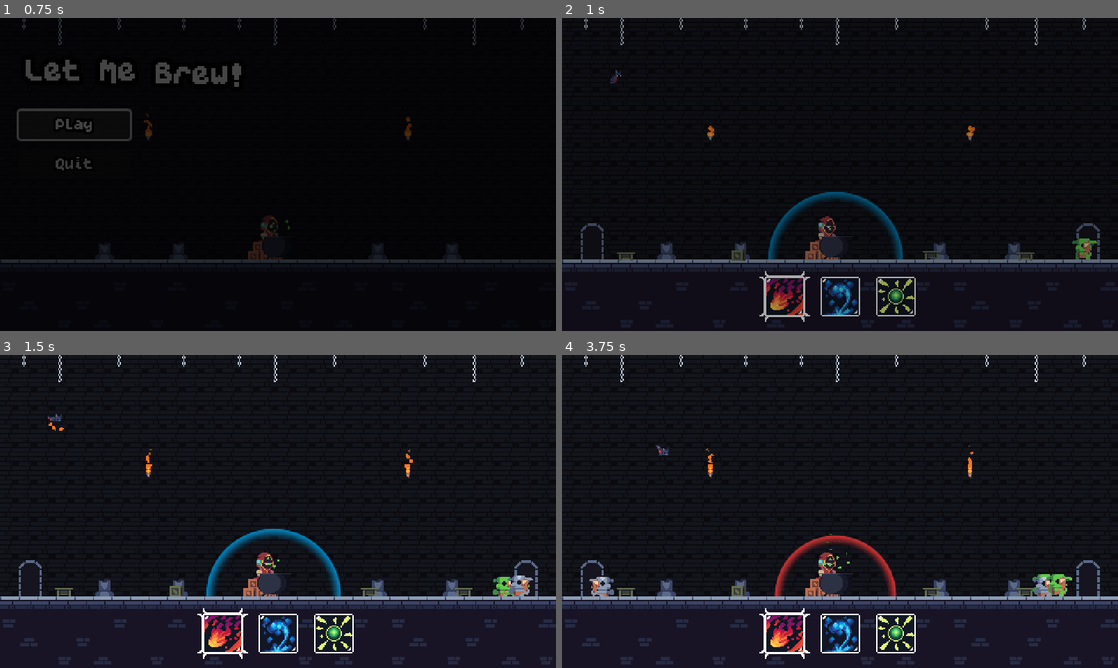
Above: before the commit, frames 1-4 (two rows, left to right).
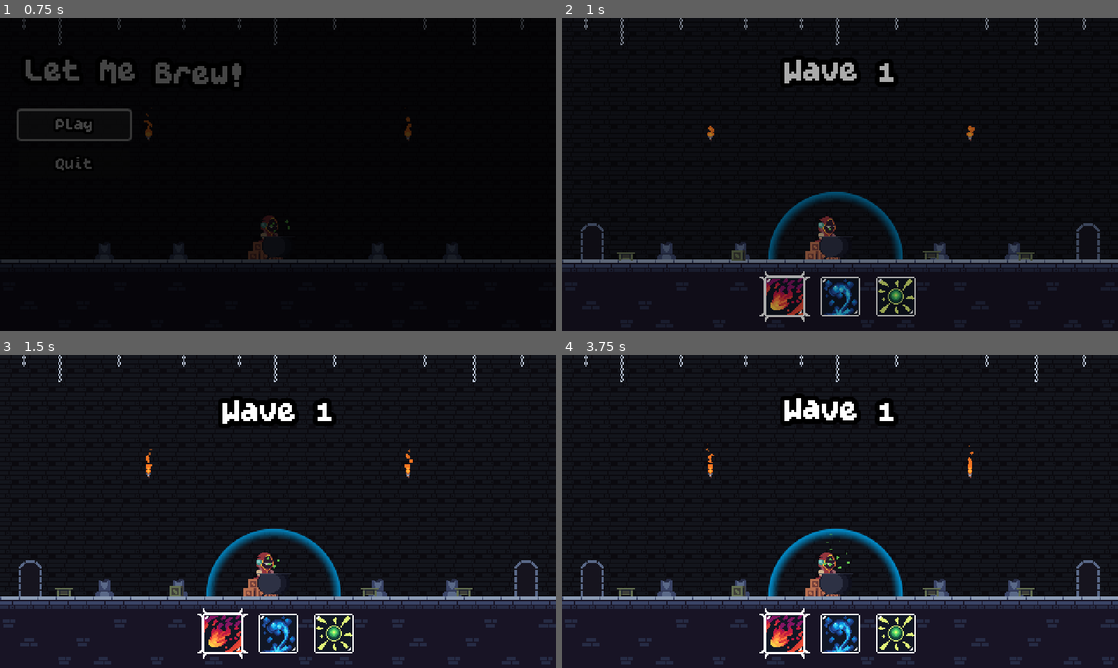
Above: after the commit, the same moments.

Repository: Joao-victor-da-silva/Let_Me_Brew
Game: Godot game, scene res://cenas/tela_titulo.tscn
Two runs of this game, one before a commit and one after it. Both use one fixed random seed, a clock stepped at 60 frames per second and the inputs below.
Inputs (mouse positions are in pixels of both pictures, inside the frame that each line leads up to):
- Up to frame 1 (0.75 s): click "Play" at 0.5 s
- Up to frame 2 (1 s): no input
- Up to frame 3 (1.5 s): click (222, 633) at 1.25 s
- Up to frame 4 (3.75 s): click (840, 633) at 2 s; click (895, 633) at 2.75 s; click (784, 633) at 3.5 s

Frame 1 is identical in both runs. In frame 2, 0.8% of the frame differs, in the area x 8-97%, y 13-78%; in frame 3, 1.6%; in frame 4, 3.5%, in the area x 4-92%, y 12-78%.

Commit message:
Texto das waves e recuperar escudo

Diff:
--- a/cenas/jogo.tscn
+++ b/cenas/jogo.tscn
@@ -6,7 +6,7 @@
 [ext_resource type="Script" uid="uid://7vjsmcbsq0qo" path="res://cenas/spawner.gd" id="4_dtkcs"]
 [ext_resource type="Script" uid="uid://c0wxbn2khqekr" path="res://assets/resources/monster_wave.gd" id="5_srya6"]
 [ext_resource type="Texture2D" uid="uid://doiwhr1tex2oc" path="res://assets/tilesets/Doors.png" id="6_dtkcs"]
-[ext_resource type="PackedScene" uid="uid://c6r0piwlt561k" path="res://cenas/monstros/morcego.tscn" id="7_v6mw0"]
+[ext_resource type="FontFile" uid="uid://cmt7x7fs8xdul" path="res://assets/resources/Awesome 9.ttf" id="8_c77ad"]
 [ext_resource type="PackedScene" uid="uid://dafsy7q7qk1pc" path="res://prefabs/spawn_mobilia.tscn" id="8_v6mw0"]
 
 [sub_resource type="RectangleShape2D" id="RectangleShape2D_1frua"]
@@ -20,13 +20,140 @@
 
 [sub_resource type="Resource" id="Resource_v6mw0"]
 script = ExtResource("5_srya6")
+goblins = 6
+goblins_metal = 0
+lobisomens = 0
+esqueletos = 0
+morcegos = 0
+intervalo_spawn = 3.0
+metadata/_custom_type_script = "uid://c0wxbn2khqekr"
+
+[sub_resource type="Resource" id="Resource_c77ad"]
+script = ExtResource("5_srya6")
+goblins = 10
+goblins_metal = 0
+lobisomens = 0
+esqueletos = 0
+morcegos = 0
+intervalo_spawn = 2.0
+metadata/_custom_type_script = "uid://c0wxbn2khqekr"
+
+[sub_resource type="Resource" id="Resource_s5cfb"]
+script = ExtResource("5_srya6")
+goblins = 6
+goblins_metal = 4
+lobisomens = 0
+esqueletos = 0
+morcegos = 0
+intervalo_spawn = 3.0
+metadata/_custom_type_script = "uid://c0wxbn2khqekr"
+
+[sub_resource type="Resource" id="Resource_kfigh"]
+script = ExtResource("5_srya6")
+goblins = 10
+goblins_metal = 8
+lobisomens = 0
+esqueletos = 0
+morcegos = 0
+intervalo_spawn = 2.0
+metadata/_custom_type_script = "uid://c0wxbn2khqekr"
+
+[sub_resource type="Resource" id="Resource_105i5"]
+script = ExtResource("5_srya6")
+goblins = 6
+goblins_metal = 0
+lobisomens = 0
+esqueletos = 0
+morcegos = 4
+intervalo_spawn = 3.0
+metadata/_custom_type_script = "uid://c0wxbn2khqekr"
+
+[sub_resource type="Resource" id="Resource_8tqj5"]
+script = ExtResource("5_srya6")
+goblins = 4
+goblins_metal = 4
+lobisomens = 0
+esqueletos = 0
+morcegos = 4
+intervalo_spawn = 2.0
+metadata/_custom_type_script = "uid://c0wxbn2khqekr"
+
+[sub_resource type="Resource" id="Resource_c8qsu"]
+script = ExtResource("5_srya6")
 goblins = 8
-goblins_metal = 4
-lobisomens = 0
-esqueletos = 0
-morcegos = 0
-intervalo_spawn = 2.0
-metadata/_custom_type_script = "uid://c0wxbn2khqekr"
+goblins_metal = 8
+lobisomens = 0
+esqueletos = 0
+morcegos = 8
+intervalo_spawn = 2.0
+metadata/_custom_type_script = "uid://c0wxbn2khqekr"
+
+[sub_resource type="Resource" id="Resource_lcfgm"]
+script = ExtResource("5_srya6")
+goblins = 12
+goblins_metal = 12
+lobisomens = 0
+esqueletos = 0
+morcegos = 12
+intervalo_spawn = 2.0
+metadata/_custom_type_script = "uid://c0wxbn2khqekr"
+
+[sub_resource type="Resource" id="Resource_mikth"]
+script = ExtResource("5_srya6")
+goblins = 16
+goblins_metal = 16
+lobisomens = 0
+esqueletos = 0
+morcegos = 16
+intervalo_spawn = 2.0
+metadata/_custom_type_script = "uid://c0wxbn2khqekr"
+
+[sub_resource type="Resource" id="Resource_8bbpn"]
+script = ExtResource("5_srya6")
+goblins = 20
+goblins_metal = 20
+lobisomens = 0
+esqueletos = 0
+morcegos = 20
+intervalo_spawn = 1.0
+metadata/_custom_type_script = "uid://c0wxbn2khqekr"
+
+[sub_resource type="Animation" id="Animation_v6mw0"]
+resource_name = "iniciar_wave"
+length = 2.0
+tracks/0/type = "value"
+tracks/0/imported = false
+tracks/0/enabled = true
+tracks/0/path = NodePath("../../LabelWave:modulate")
+tracks/0/interp = 2
+tracks/0/loop_wrap = true
+tracks/0/keys = {
+"times": PackedFloat32Array(0, 1.5, 2),
+"transitions": PackedFloat32Array(1, 1, 1),
+"update": 0,
+"values": [Color(1, 1, 1, 1), Color(1, 1, 1, 1), Color(1, 1, 1, 0)]
+}
+
+[sub_resource type="Animation" id="Animation_c77ad"]
+length = 0.001
+tracks/0/type = "value"
+tracks/0/imported = false
+tracks/0/enabled = true
+tracks/0/path = NodePath("../../LabelWave:modulate")
+tracks/0/interp = 1
+tracks/0/loop_wrap = true
+tracks/0/keys = {
+"times": PackedFloat32Array(0),
+"transitions": PackedFloat32Array(1),
+"update": 0,
+"values": [Color(1, 1, 1, 1)]
+}
+
+[sub_resource type="AnimationLibrary" id="AnimationLibrary_c77ad"]
+_data = {
+&"RESET": SubResource("Animation_c77ad"),
+&"iniciar_wave": SubResource("Animation_v6mw0")
+}
 
 [sub_resource type="Animation" id="Animation_dmxwg"]
 length = 0.001
@@ -139,6 +266,20 @@
 grow_vertical = 2
 text = "Main Menu"
 
+[node name="LabelWave" type="RichTextLabel" parent="."]
+texture_filter = 1
+offset_top = 32.0
+offset_right = 480.0
+offset_bottom = 64.0
+theme_override_colors/font_outline_color = Color(0, 0, 0, 1)
+theme_override_constants/outline_size = 16
+theme_override_fonts/normal_font = ExtResource("8_c77ad")
+theme_override_font_sizes/normal_font_size = 32
+bbcode_enabled = true
+text = "[wave]Wave 1[/wave]"
+fit_content = true
+horizontal_alignment = 1
+
 [node name="Mundo" type="Node2D" parent="."]
 process_mode = 1
 metadata/_edit_lock_ = true
@@ -165,10 +306,11 @@
 position = Vector2(236, 208)
 metadata/_edit_lock_ = true
 
-[node name="Spawner" type="Node2D" parent="Mundo" node_paths=PackedStringArray("inimigos")]
+[node name="Spawner" type="Node2D" parent="Mundo" node_paths=PackedStringArray("label_wave", "inimigos")]
 script = ExtResource("4_dtkcs")
+label_wave = NodePath("../../LabelWave")
 inimigos = NodePath("../Inimigos")
-waves = Array[ExtResource("5_srya6")]([SubResource("Resource_v6mw0")])
+waves = Array[ExtResource("5_srya6")]([SubResource("Resource_v6mw0"), SubResource("Resource_c77ad"), SubResource("Resource_s5cfb"), SubResource("Resource_kfigh"), SubResource("Resource_105i5"), SubResource("Resource_8tqj5"), SubResource("Resource_c8qsu"), SubResource("Resource_lcfgm"), SubResource("Resource_mikth"), SubResource("Resource_8bbpn")])
 metadata/_edit_lock_ = true
 
 [node name="SpawnEsquerda" type="Node2D" parent="Mundo/Spawner"]
@@ -195,11 +337,13 @@
 frame = 2
 metadata/_edit_lock_ = true
 
+[node name="AnimationPlayer" type="AnimationPlayer" parent="Mundo/Spawner"]
+libraries = {
+&"": SubResource("AnimationLibrary_c77ad")
+}
+
 [node name="Inimigos" type="Node2D" parent="Mundo"]
 metadata/_edit_lock_ = true
-
-[node name="Morcego" parent="Mundo/Inimigos" instance=ExtResource("7_v6mw0")]
-position = Vector2(48, 63)
 
 [node name="SpawnMobilia" parent="Mundo" instance=ExtResource("8_v6mw0")]
 metadata/_edit_lock_ = true
@@ -215,3 +359,4 @@
 
 [connection signal="pressed" from="CanvasLayer/PlayAgain" to="." method="jogar_novamente"]
 [connection signal="pressed" from="CanvasLayer/MainMenu" to="." method="menu_principal"]
+[connection signal="restaurar_escudo" from="Mundo/Spawner" to="Mundo/Mago" method="_on_spawner_restaurar_escudo"]
--- a/cenas/mago/mago.gd
+++ b/cenas/mago/mago.gd
@@ -4,6 +4,7 @@
 const COR_ESCUDO_NORMAL = Color("0098db")
 const COR_ESCUDO_DANIFICADO = Color("db3535")
 
+@onready var hud = $HUD
 @onready var escudo = $Escudo
 @onready var sprite = $Sprites/Sprite
 @onready var barra_vida = $BarraVida
@@ -30,6 +31,7 @@
 	if escudo_ativo:
 		tamanho_escudo = lerp(35.0, 70.0, (vida_atual - 100.0) / 100.0)
 		escudo.scale = Vector2.ONE * 64.0 * tamanho_escudo / TAMANHO_MAXIMO_ESCUDO
+		escudo.visible = true
 	else:
 		tamanho_escudo = 20.0
 		escudo.visible = false
@@ -52,7 +54,13 @@
 		escudo_ativo = false
 
 	if vida_atual <= 0:
+		hud.visible = false
 		Globals.player_morreu.emit()
 
 func set_cor_escudo(cor: Color):
 	escudo.material.set_shader_parameter("shield_color", cor)
+
+func _on_spawner_restaurar_escudo():
+	vida_atual = 200.0
+	tamanho_escudo = TAMANHO_MAXIMO_ESCUDO
+	escudo_ativo = true
--- a/cenas/mago/mago.tscn
+++ b/cenas/mago/mago.tscn
@@ -145,6 +145,7 @@
 
 [node name="CollisionShape2D" type="CollisionShape2D" parent="Spells/Gelo/TriggerGelo"]
 shape = SubResource("CircleShape2D_e1l5y")
+disabled = true
 debug_color = Color(0.414479, 0.463523, 1, 0.42)
 metadata/_edit_lock_ = true
 
--- a/cenas/spawner.gd
+++ b/cenas/spawner.gd
@@ -1,25 +1,29 @@
 extends Node2D
+
+signal restaurar_escudo
 
 const CENAS_MONSTROS = [
 	preload("res://cenas/monstros/goblin.tscn"),
 	preload("res://cenas/monstros/goblin_metal.tscn"),
 	preload("res://cenas/monstros/goblin.tscn"),
 	preload("res://cenas/monstros/goblin.tscn"),
-	preload("res://cenas/monstros/goblin.tscn")
+	preload("res://cenas/monstros/morcego.tscn")
 ]
 
+@export var label_wave : RichTextLabel
 @export var inimigos : Node2D
 @export var waves : Array[MonsterWave]
 
 @onready var spawn_esquerda = $SpawnEsquerda
 @onready var spawn_direita = $SpawnDireita
+@onready var animation_player = $AnimationPlayer
 
 # um pra cada tipo de monstro
 var timers = [0.0, 0.25, 0.5, 0.75, 1.0]
 var monstros = [0, 0, 0, 0, 0]
 
 var wave_atual : int = 1
-var monstros_vivos : int = 0
+var monstros_vivos : int = -1
 
 func _ready():
 	iniciar_wave()
@@ -33,9 +37,9 @@
 				timers[i] = waves[wave_atual-1].intervalo_spawn
 				spawn_monstro(i)
 
-	if monstros_vivos <= 0:
+	if monstros_vivos == 0:
+		monstros_vivos = -1
 		proxima_wave()
-		# TODO delay pequeno e texto na tela de "Wave 2"
 		iniciar_wave()
 
 func spawn_monstro(tipo):
@@ -46,6 +50,12 @@
 	novo_monstro.morreu.connect(monstro_morreu)
 
 func iniciar_wave():
+	await Utils.timer(3.0)
+	label_wave.text = "[wave]Wave %d[/wave]" % wave_atual
+	animation_player.play("iniciar_wave")
+	await Utils.timer(1.0)
+	restaurar_escudo.emit()
+	await Utils.timer(1.0)
 	if wave_atual - 1 < monstros.size():
 		monstros[0] = waves[wave_atual-1].goblins
 		monstros[1] = waves[wave_atual-1].goblins_metal
Not shown: 1 places in cenas/jogo.tscn that only renumber resources
